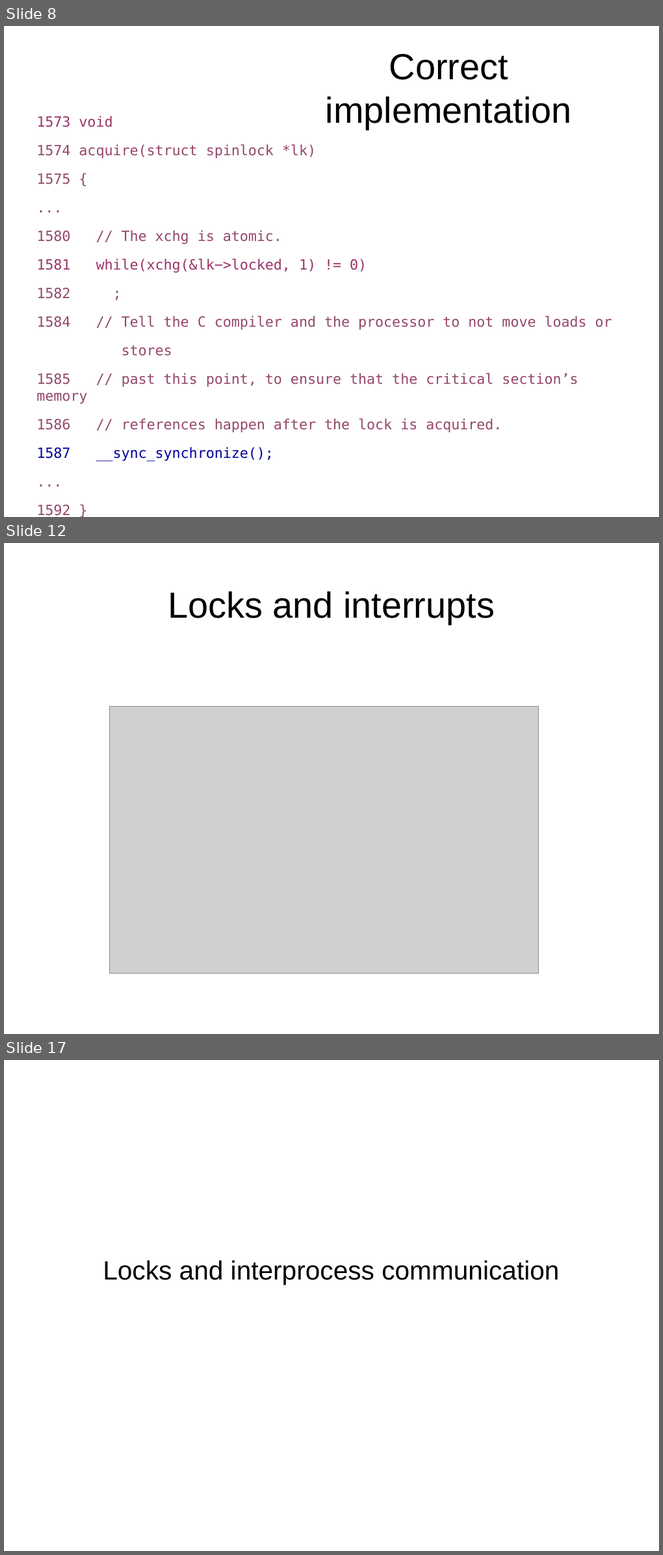
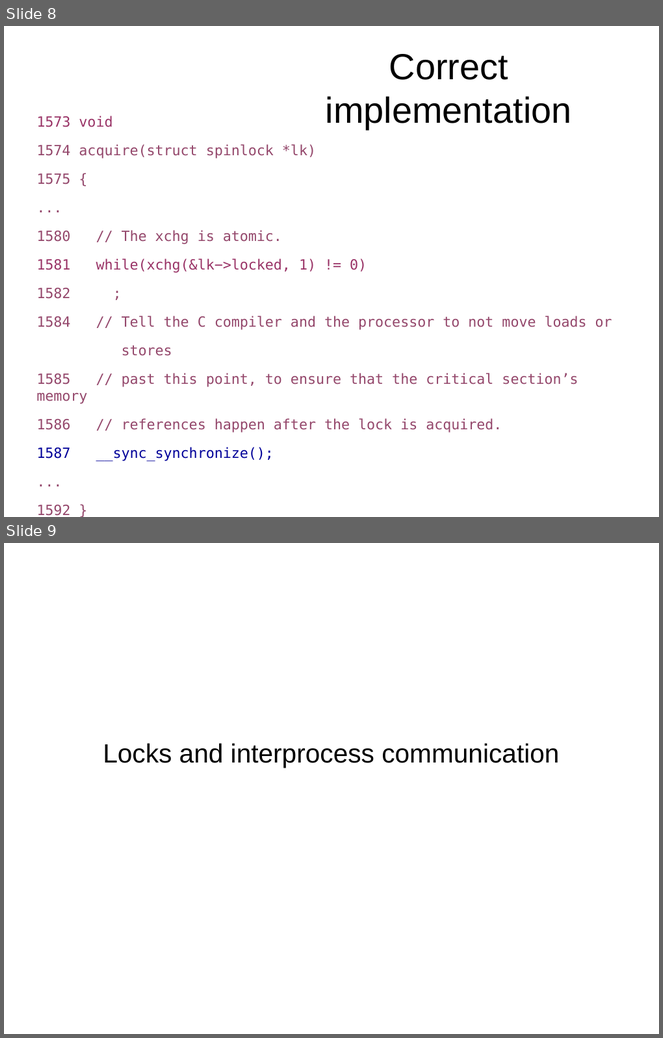
Before and after one commit to antonburtsev/cs5460, a slide deck: lectures/lecture16-locking-part2/lecture16-locking-part2.odp. Shown one above the other, each under a label of ours: slides 8, 12 and 17 before the commit, slides 8 and 9 after it; the slides between them are not shown. The pictures are 663x1555 and 663x1038 pixels, drawn with LibreOffice and Linux fonts; fonts in the diff are those of the drawing; grey boxes stand for pictures. Boxes give left, top, right and bottom in pixels: in the first picture for what was removed or moved away, otherwise in the second. Text is boxed around its words. In the diff, an @@ line names an element or a change of style, - is before the commit and + after.

```diff
--- a/lectures/lecture16-locking-part2/lecture16-locking-part2.odp
+++ b/lectures/lecture16-locking-part2/lecture16-locking-part2.odp
@@ slide 12 removed at bbox=[4, 543, 659, 1034], background #FFFFFF @@
@@ title removed at bbox=[168, 591, 495, 624] @@
-Locks and interrupts
@@ picture removed at bbox=[110, 707, 539, 974] @@
@@ what was slide 17 is now slide 9 @@
```
Also in this commit, not shown: 7 other slides removed, 3 other files.
